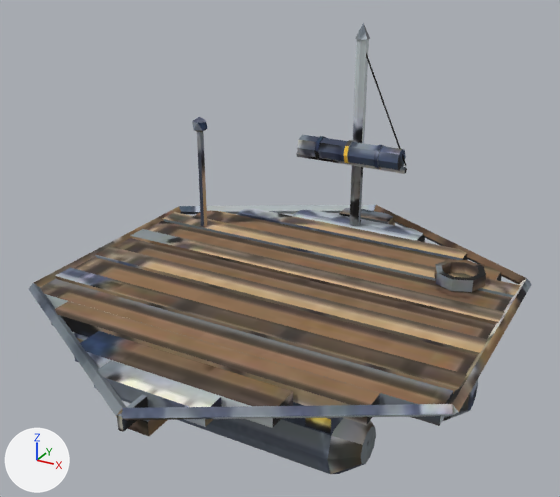
The glTF model client/public/city/raft-a-age20.glb, before and after one commit.
The view is the same before and after, from a camera (50 mm lens) standing at (1.218, -2.227, 1.619) and looking at (0.014, -0.037, 0.524). Lighting does not change. The marker at lower left points along +X, +Y and +Z. The older version comes first. Where no turn or scale is listed for an object, it has been applied to the vertices. Vertices at exactly the same position are counted once.

Objects in the first picture: 'raft-a-age20'.
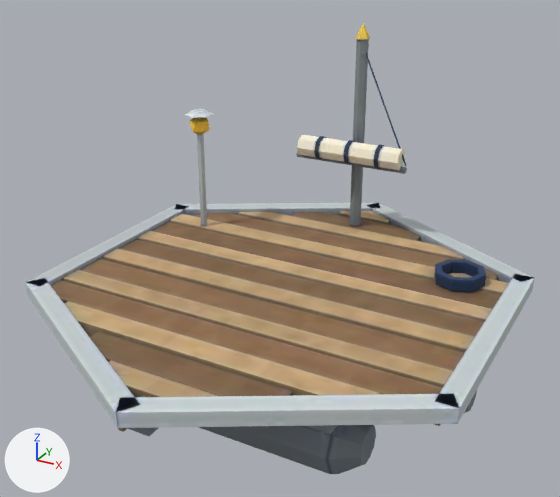
Where the newer file only moved an object's origin or applied its transform, the numbers keep the older frame.

Where the change shows, as pixel boxes [x1, y1, x2, y2] in the pictures (560 x 497 px; the box of a moved part takes in the faces that stretch with it):
'raft-a-age20', reshaped
    before: [29, 23, 532, 474]
    after: [25, 23, 534, 474]
part 1 of me_raft_a_age20, added
    after: [185, 109, 214, 118]
part 2 of me_raft_a_age20, rebuilt
    before: [29, 205, 532, 420]
    after: [25, 203, 534, 428]
part 3 of me_raft_a_age20, moved or reshaped
    before: [192, 117, 208, 132]
    after: [190, 117, 210, 135]
part 4 of me_raft_a_age20, surface changed
    before: [35, 23, 521, 474]
    after: [51, 23, 509, 474]

What the commit changed:
me_raft_a_age20 is used by ob_raft_a_age20; location (0.0, 0.0, 0.613).
Verts and faces of me_raft_a_age20; kept vertices keep their numbers, new ones are numbered from 461.
Before the commit, vertices of me_raft_a_age20: 449 (-0.56, 0.33, 0.16), 450 (-0.53, 0.31, 0.18) at pixel (202, 130), 451 (-0.57, 0.3, 0.18) at pixel (193, 130), 452 (-0.59, 0.33, 0.18) at pixel (193, 127), 453 (-0.57, 0.36, 0.18).
Before the commit, vertices of me_raft_a_age20: 454 (-0.53, 0.35, 0.18) at pixel (207, 128), 455 (-0.55, 0.3, 0.21) at pixel (197, 123), 456 (-0.59, 0.31, 0.21) at pixel (191, 121), 457 (-0.59, 0.35, 0.21), 458 (-0.55, 0.36, 0.21) at pixel (205, 119).
Before the commit, vertices of me_raft_a_age20: 459 (-0.53, 0.33, 0.21) at pixel (206, 122), 460 (-0.56, 0.33, 0.23) at pixel (199, 116).
me_raft_a_age20 had 461 vertices, 872 faces and spanned x -0.8..0.8, y -0.91..0.91, z -0.6..0.6.
me_raft_a_age20 now has 473 vertices, 892 faces and spans x -0.8..0.8, y -0.92..0.92, z -0.6..0.6.
me_raft_a_age20 part 1: a new loose piece, a 6-sided cut cone along z (radius 0.06 at the low end, 0.03 at the high end) spanning x -0.612..-0.508, y 0.27..0.39, z 0.241..0.257, in mat_baked (picture img_image_0).
me_raft_a_age20 part 2: the loose piece of 36 vertices spanning x -0.8..0.8, y -0.91..0.91, z -0.27..-0.23 is rebuilt with 36 vertices and now spans x -0.8..0.8, y -0.92..0.92, z -0.28..-0.23.
Part 3, on me_raft_a_age20:
Vertices 456, 457, 460 move by (0.0, 0.0, 0.01).
Vertex 449 moves to (-0.56, 0.33, 0.15).
Vertex 450 moves to (-0.53, 0.31, 0.18), pixel (203, 132).
Vertex 454 moves to (-0.53, 0.35, 0.18), pixel (209, 129).
Vertex 451 moves to (-0.57, 0.29, 0.18), pixel (192, 131).
Vertex 452 moves to (-0.6, 0.33, 0.18), pixel (191, 128).
Vertex 453 moves to (-0.57, 0.37, 0.18).
Vertex 455 moves to (-0.55, 0.29, 0.22), pixel (196, 122).
Vertex 458 moves to (-0.55, 0.37, 0.22), pixel (207, 118).
Vertex 459 moves to (-0.52, 0.33, 0.22), pixel (207, 121).
me_raft_a_age20 part 4: 781 kept faces spanning x -0.77..0.77, y -0.91..0.84, z -0.6..0.6 get new texture (UV) coordinates.
